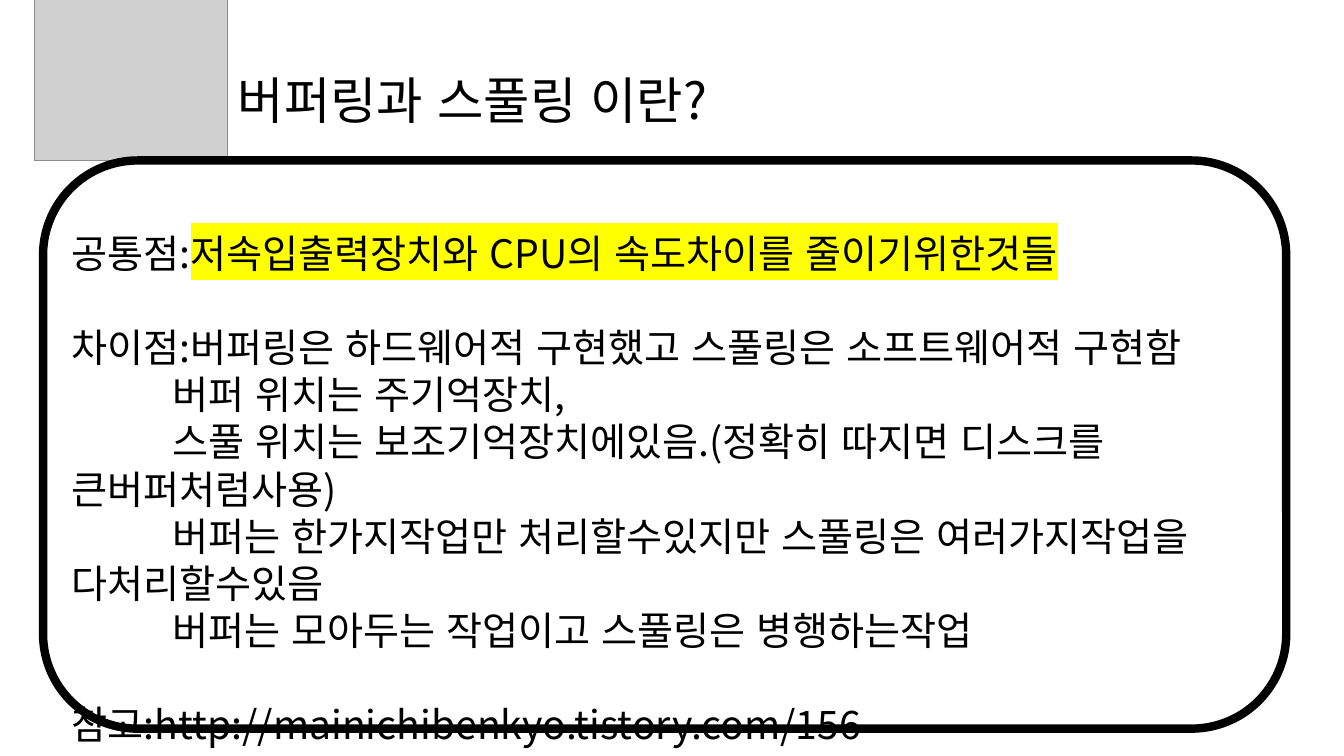
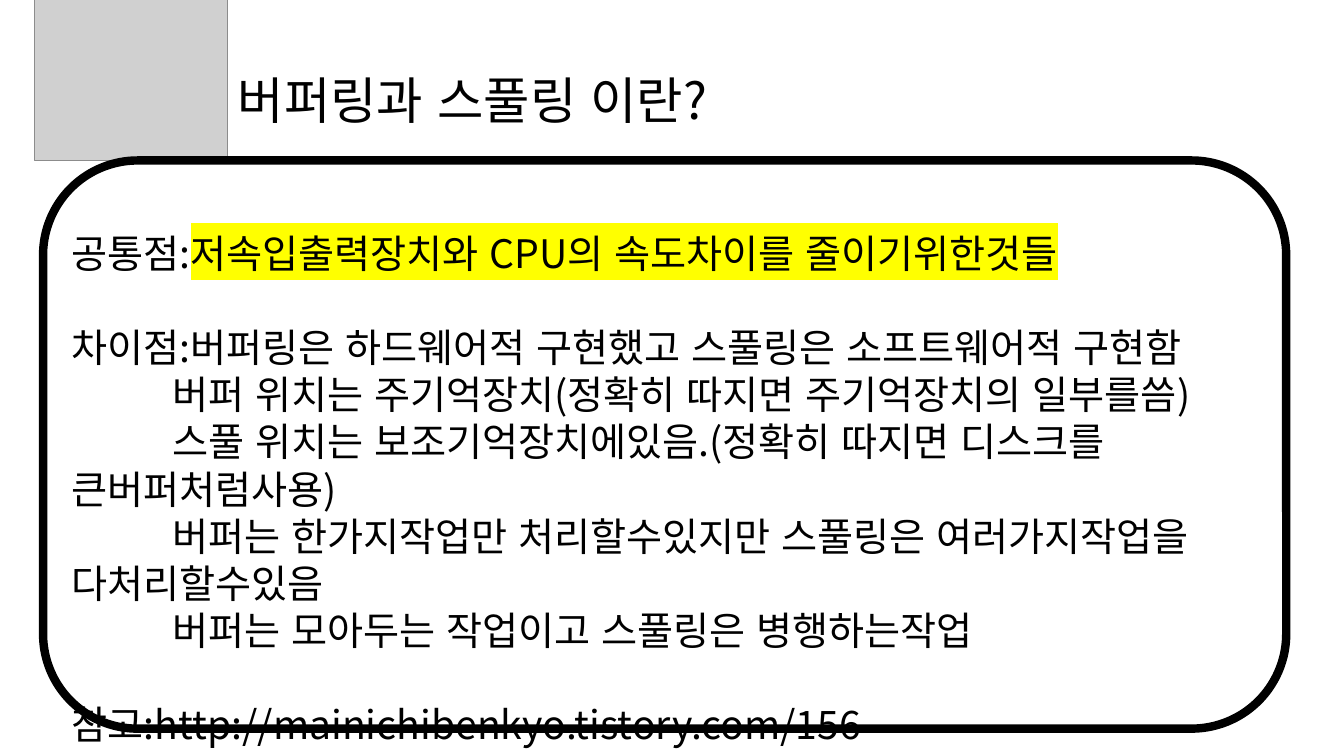
Before and after one commit to lukawitch/dailyblog, a slide deck: slide 5 of 전공/운영체제.pptx. Drawn at 1344x756 pixels with LibreOffice and Linux fonts; fonts in the diff are those of the drawing; grey boxes stand for pictures. Boxes give left, top, right and bottom in pixels: in the first picture for what was removed or moved away, otherwise in the second. Text is boxed around its words. In the diff, an @@ line names an element or a change of style, - is before the commit and + after.

Commit message:
운영체제 내용수정

```diff
--- a/전공/운영체제.pptx
+++ b/전공/운영체제.pptx
@@ text at [173, 376, 1190, 417]: text changed @@
-버퍼 위치는 주기억장치,
+버퍼 위치는 주기억장치(정확히 따지면 주기억장치의 일부를씀)
```
